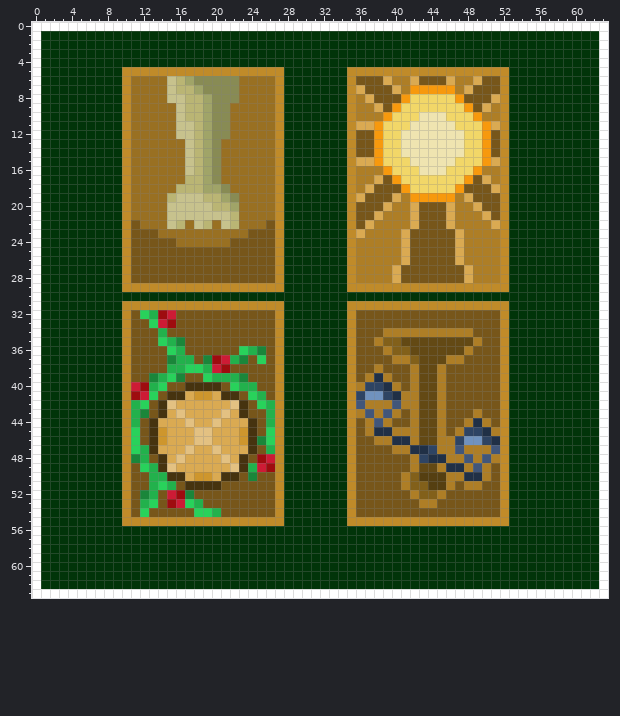
Pixel-art sprite: ProjectFiles/core/assets/Spells/TarotCards.png. The picture above is the old version.
The file is 64x64 pixels.
After:
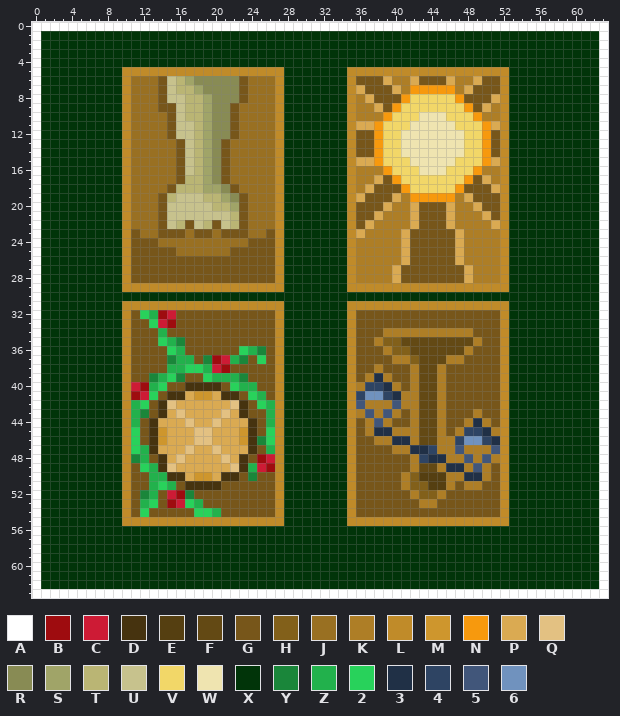
Palette (. is transparent): A #ffffff  B #9e0c0f  C #cd1b35  D #46330f  E #553f11  F #634914  G #77561a  H #82601a  J #997022  K #ae7e26  L #c08b29  M #ce962d  N #f7990d  P #daaa52  Q #e3c182  R #888b54  S #a0a468  T #bab574  U #c7c28d  V #f2d768  W #efe4b0  X #013409  Y #1a863a  Z #22b14c  2 #28d25b  3 #203046  4 #2e4463  5 #41567a  6 #7092be
Difference:
@@ x 9..28 @@
  5 XLLLLLLLLLLLLLLLLLLX
- 6 XLJJJJUTSRRRRRJJJJLX
- 7 XLJJJJUTTSRRRRJJJJLX
- 8 XLJJJJUUTTSRRRJJJJLX
- 9 XLJJJJJUTTSRRJJJJJLX
-10 XLJJJJJUTTSRRJJJJJLX
-11 XLJJJJJUUTSRRJJJJJLX
-12 XLJJJJJUUTSRRJJJJJLX
-13 XLJJJJJJUTSRJJJJJJLX
-14 XLJJJJJJUTSRJJJJJJLX
-15 XLJJJJJJUTSRJJJJJJLX
-16 XLJJJJJJUTSRJJJJJJLX
-17 XLJJJJJJTTSRJJJJJJLX
-18 XLJJJJJTTTSSRJJJJJLX
-19 XLJJJJTUUUTTSRJJJJLX
-20 XLJJJJUUUUUTTSJJJJLX
-21 XLJJJJUUUUUUUTJJJJLX
-22 XLGJJJUTJUTJUTJJJGLX
-23 XLGGGJJJJJJJJJJGGGLX
-24 XLGGGGGJJJJJJGGGGGLX
-25 XLGGGGGGGGGGGGGGGGLX
+ 6 XLJJJGUTSRRRRRGJJJLX
+ 7 XLJJJGUTTSRRRRGJJJLX
+ 8 XLJJJGUUTTSRRRGJJJLX
+ 9 XLJJJGGUTTSRRGJJJJLX
+10 XLJJJJGUTTSRRGJJJJLX
+11 XLJJJJGUUTSRRGJJJJLX
+12 XLJJJJGUUTSRRGJJJJLX
+13 XLJJJJJGUTSRGJJJJJLX
+14 XLJJJJJGUTSRGJJJJJLX
+15 XLJJJJJGUTSRGJJJJJLX
+16 XLJJJJJGUTSRGJJJJJLX
+17 XLJJJJJGTTSRGJJJJJLX
+18 XLJJJJGTTTSSRGJJJJLX
+19 XLJJJGTUUUTTSRGJJJLX
+20 XLJJJGUUUUUTTSGJJJLX
+21 XLJJJGUUUUUUUTGJJJLX
+22 XLJJJGUTGUTGUTGJJJLX
+23 XLGJJGGGJGGJGGGJJGLX
+24 XLGGGJJJJJJJJJJGGGLX
+25 XLGGGGGJJJJJJGGGGGLX
 26 XLGGGGGGGGGGGGGGGGLX
Boxes around the changes in both pictures, in picture pixels (x1, y1, x2, y2):
changed: (131, 76, 275, 256)
